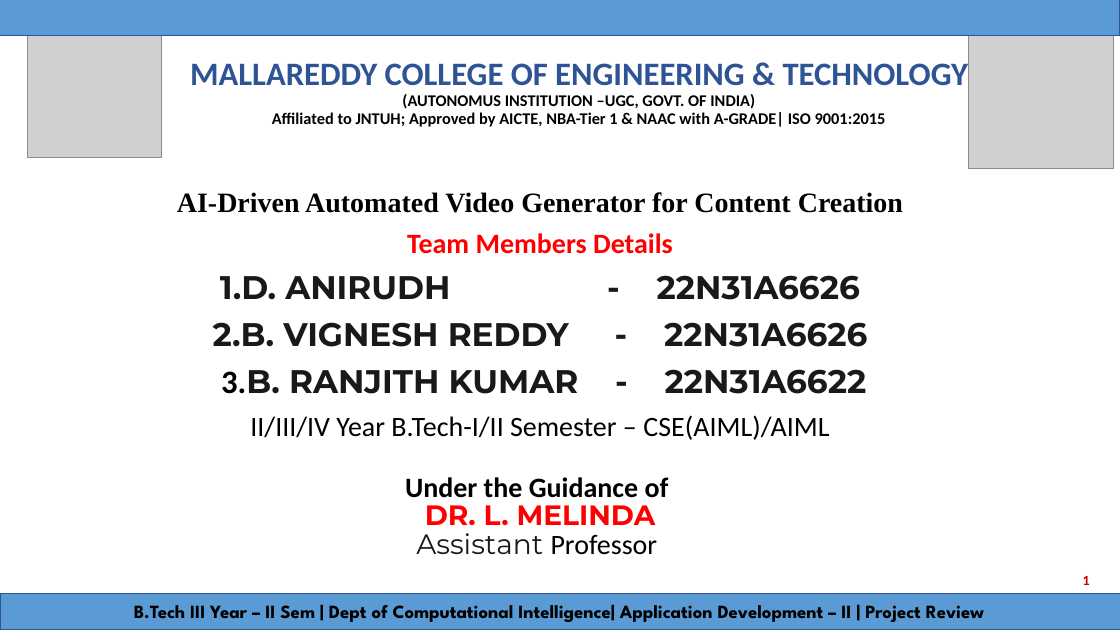
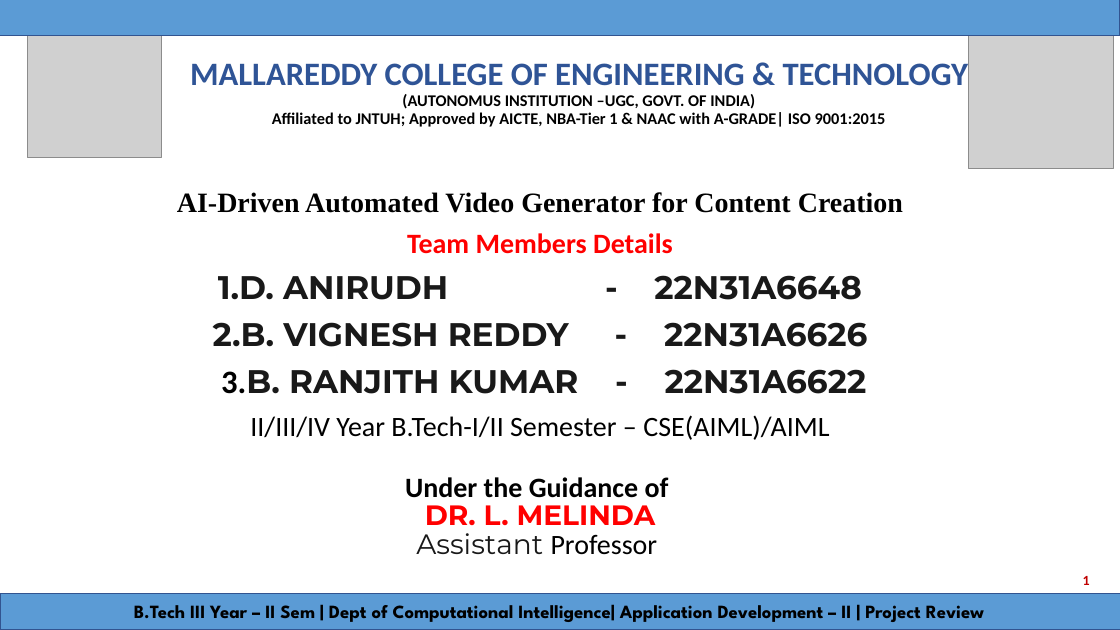
Before and after one commit to DurishettyAnirudh/AD-1, a slide deck: slide 1 of Documentation/PPT_video_Generator.pptx. Drawn at 1120x630 pixels with LibreOffice and Linux fonts; fonts in the diff are those of the drawing; grey boxes stand for pictures. Boxes give left, top, right and bottom in pixels: in the first picture for what was removed or moved away, otherwise in the second. Text is boxed around its words. In the diff, an @@ line names an element or a change of style, - is before the commit and + after.

Commit message:
PPT edit in college

```diff
--- a/Documentation/PPT_video_Generator.pptx
+++ b/Documentation/PPT_video_Generator.pptx
@@ subtitle at [218, 275, 862, 300]: text changed @@
-1.D. ANIRUDH - 22N31A6626
+1.D. ANIRUDH - 22N31A6648
```
Also in this commit, not shown: 4 other slides changed, 5 slides added, 5 other files.
